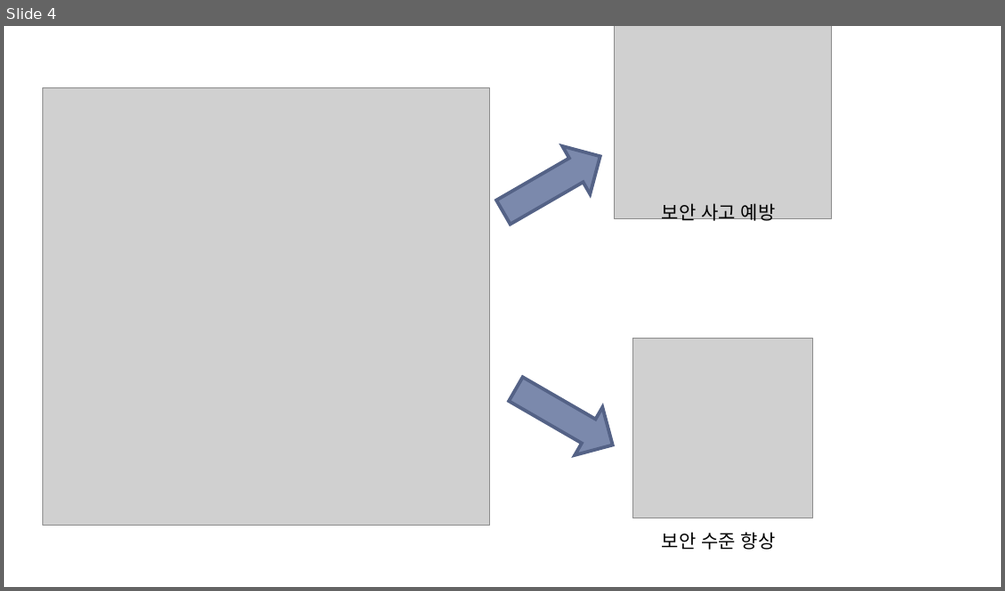
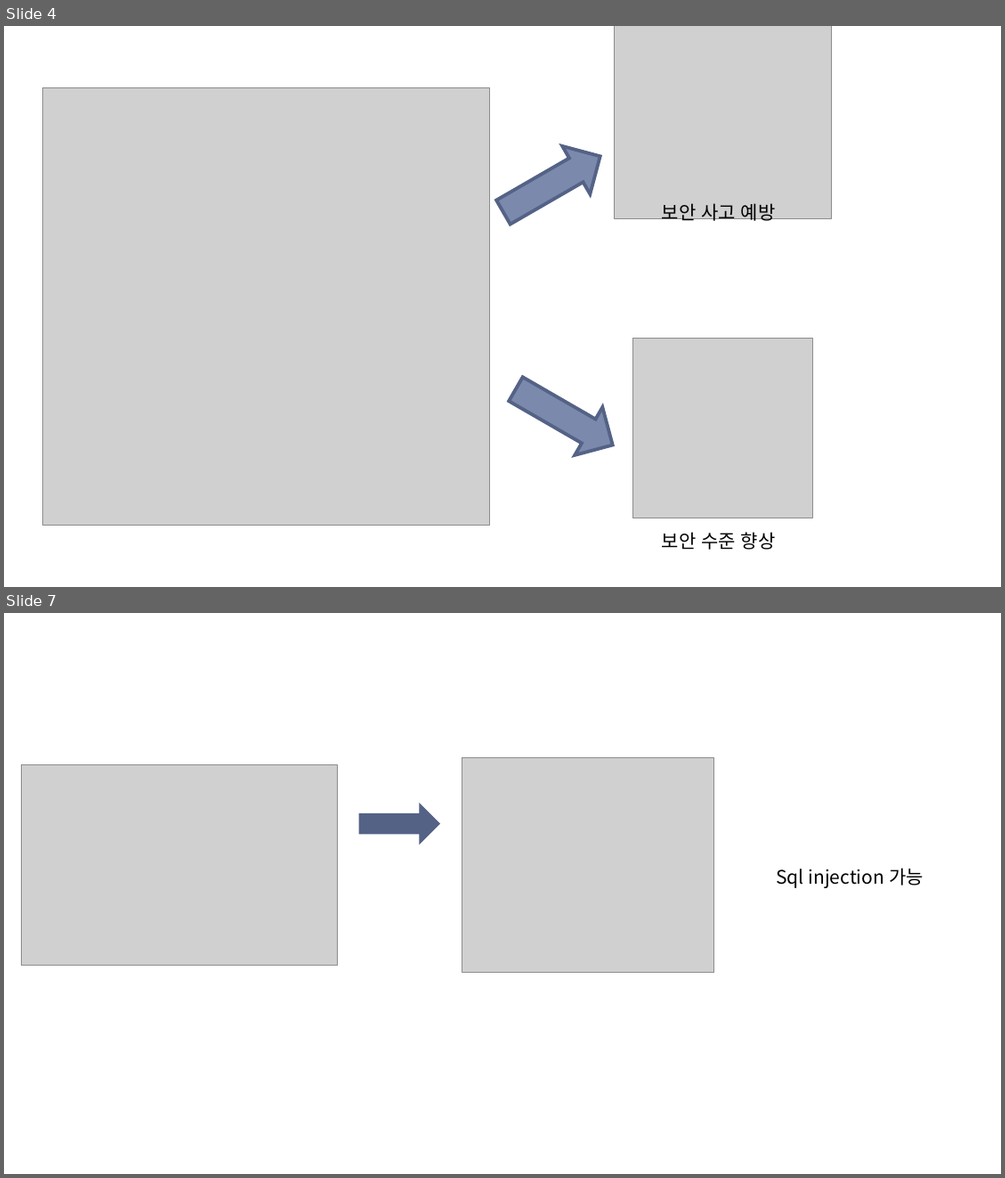
Before and after one commit to JJH0204/DevSecOps, a slide deck: assignment/정재호_모의해킹결과보고서_평가과제/image.pptx. Shown one above the other, each under a label of ours: slide 4 before the commit, slides 4 and 7 after it; the slides between them are not shown. The pictures are 1005x591 and 1005x1178 pixels, drawn with LibreOffice and Linux fonts; fonts in the diff are those of the drawing; grey boxes stand for pictures. Boxes give left, top, right and bottom in pixels: in the first picture for what was removed or moved away, otherwise in the second. Text is boxed around its words. In the diff, an @@ line names an element or a change of style, - is before the commit and + after.

```diff
--- a/assignment/정재호_모의해킹결과보고서_평가과제/image.pptx
+++ b/assignment/정재호_모의해킹결과보고서_평가과제/image.pptx
@@ slide 7 added at (4,613,1001,1174), background #FFFFFF @@
@@ picture added at (21,765,338,965) @@
@@ picture added at (461,758,714,972) @@
@@ right arrow added at (359,803,439,844), fill #546286, outline #546286 1 pt @@
@@ text added at (776,868,923,888), 18 pt, text #000000 @@
+Sql injection 가능
```
Also in this commit, not shown: 2 other slides added, 5 other files.
